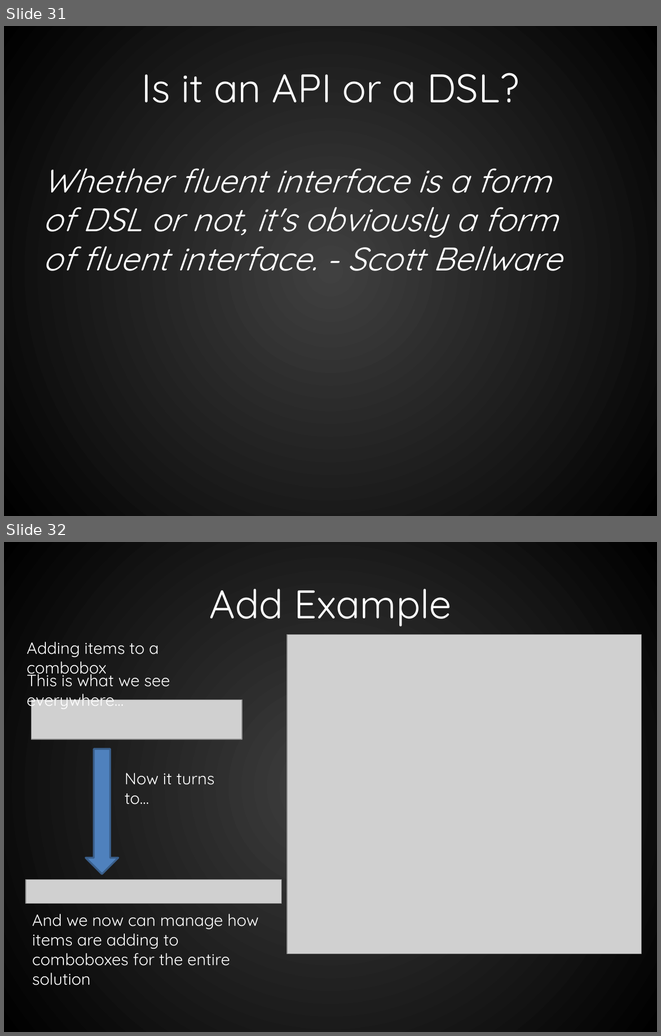
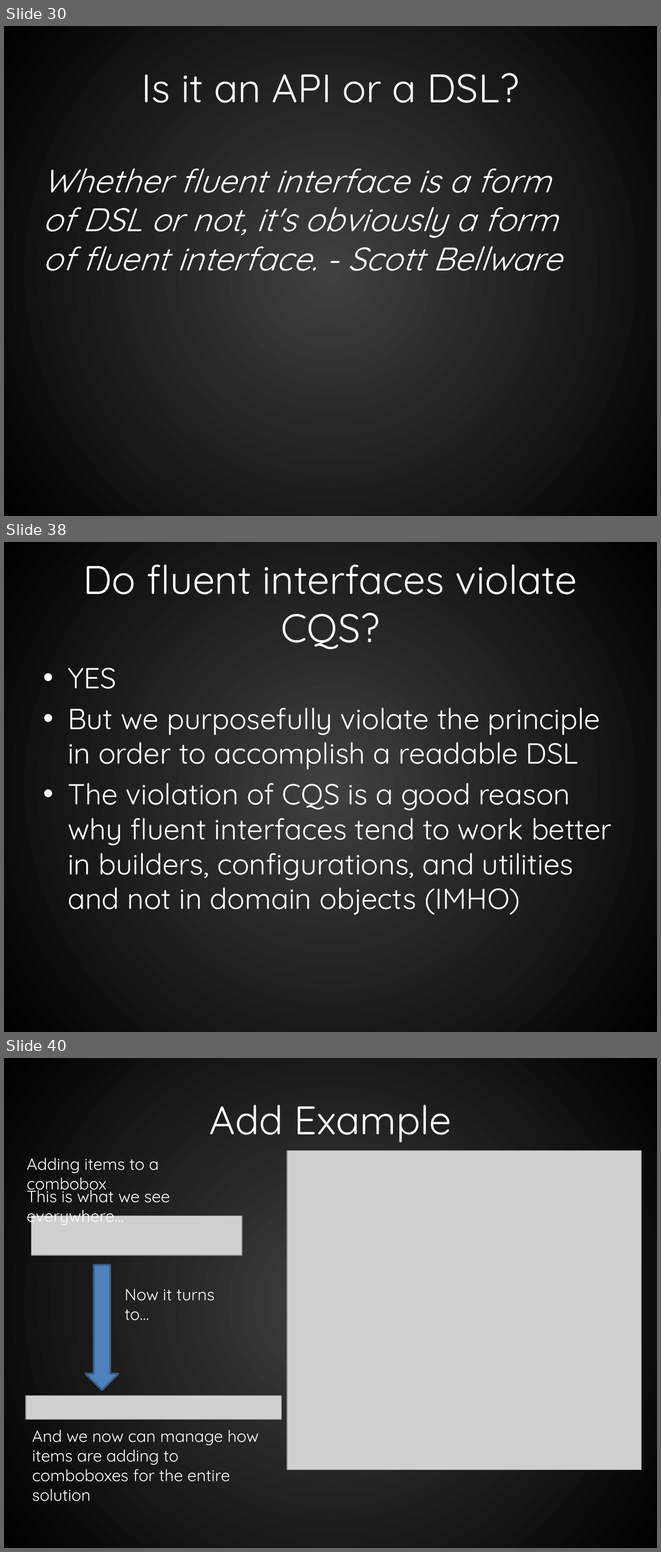
Before and after one commit to RookieOne/Evolve-Your-Code, a slide deck: EvolveYourCode.pptx. Shown one above the other, each under a label of ours: slides 31 and 32 before the commit, slides 30, 38 and 40 after it; the slides between them are not shown. The pictures are 661x1036 and 661x1552 pixels, drawn with LibreOffice and Linux fonts; fonts in the diff are those of the drawing; grey boxes stand for pictures. Boxes give left, top, right and bottom in pixels: in the first picture for what was removed or moved away, otherwise in the second. Text is boxed around its words. In the diff, an @@ line names an element or a change of style, - is before the commit and + after.

```diff
--- a/EvolveYourCode.pptx
+++ b/EvolveYourCode.pptx
@@ slide 38 added at (4,542,657,1032), background gradient #404040 to #000000 @@
@@ title added at (83,564,577,649), 44 pt, text #FFFFFF @@
+Do fluent interfaces violate CQS?
@@ text added at (68,668,612,915), 32 pt, text #FFFFFF @@
+• YES
+• But we purposefully violate the principle in order to accomplish a readable DSL
+• The violation of CQS is a good reason why fluent interfaces tend to work better in builders, configurations, and utilities and not in domain objects (IMHO)
@@ what was slide 31 is now slide 30 @@
@@ what was slide 32 is now slide 40 @@
```
Also in this commit, not shown: 4 slides changed, 13 other slides added, 1 slide removed, 20 other files.
